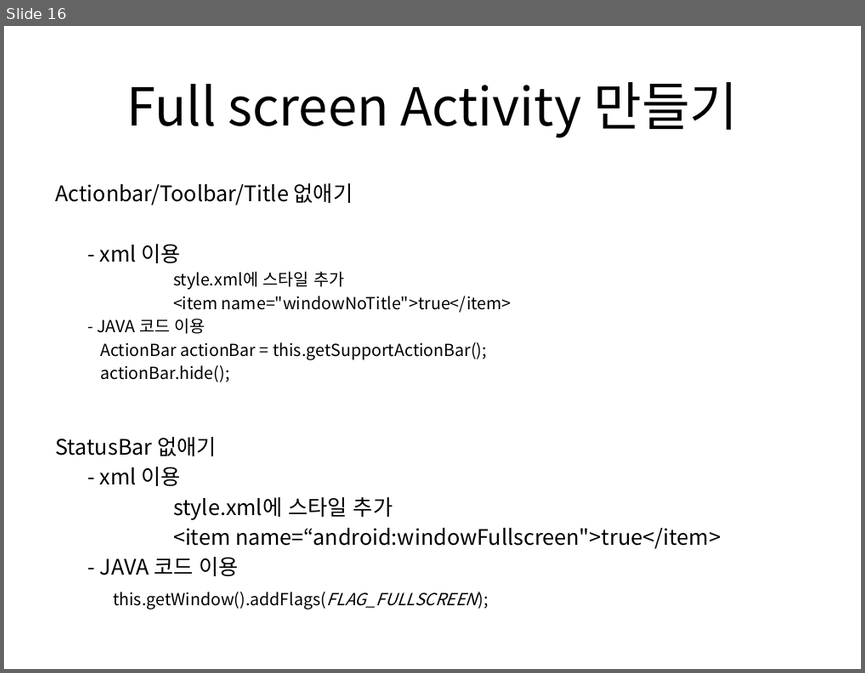
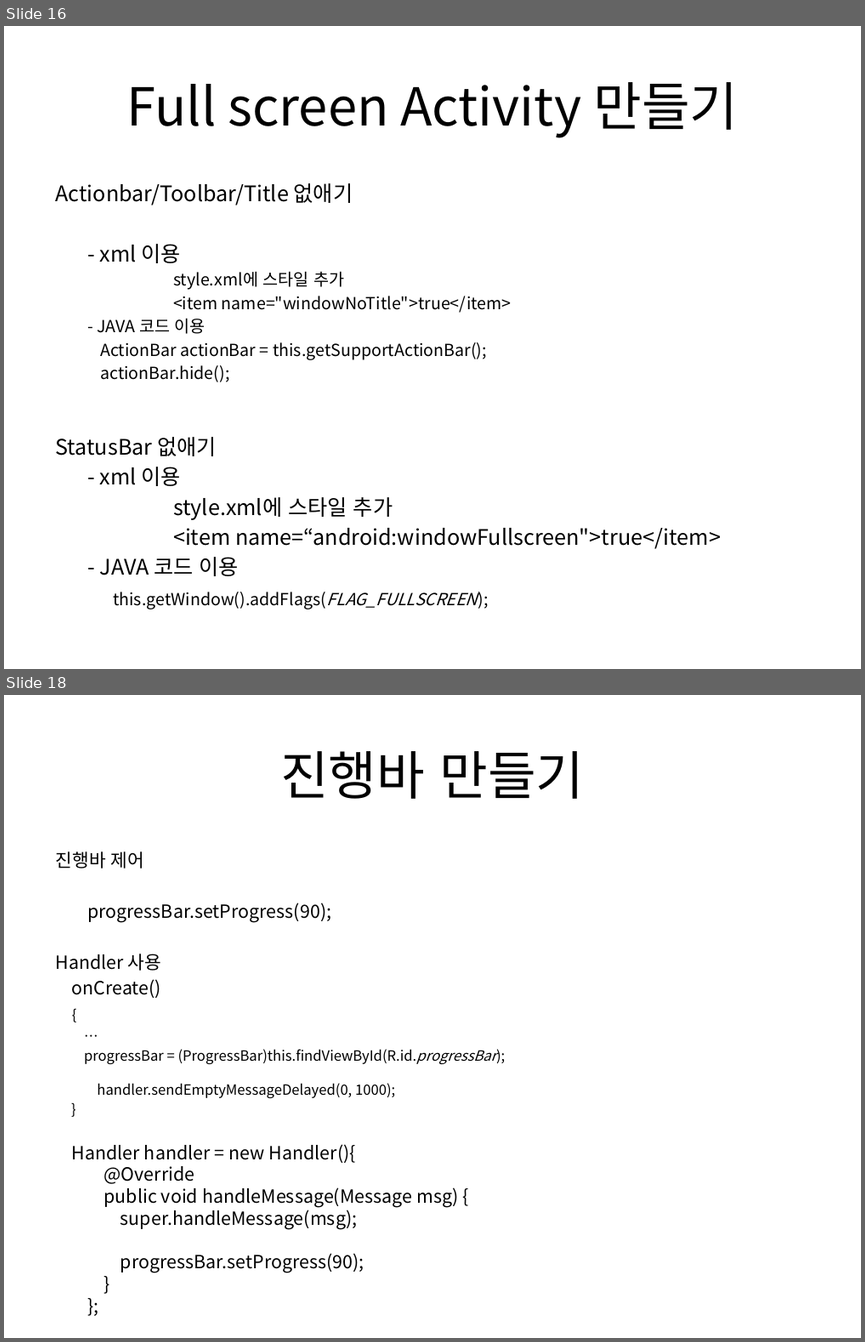
Before and after one commit to khko/android_edu, a slide deck: 01.Doc/프로젝트강의_01.pptx. Shown one above the other, each under a label of ours: slide 16 before the commit, slides 16 and 18 after it; the slides between them are not shown. The pictures are 865x673 and 865x1342 pixels, drawn with LibreOffice and Linux fonts; fonts in the diff are those of the drawing. Boxes give left, top, right and bottom in pixels: in the first picture for what was removed or moved away, otherwise in the second. Text is boxed around its words. In the diff, an @@ line names an element or a change of style, - is before the commit and + after.

```diff
--- a/01.Doc/프로젝트강의_01.pptx
+++ b/01.Doc/프로젝트강의_01.pptx
@@ slide 18 added at (x1=4, y1=695, x2=861, y2=1338), background #FFFFFF @@
@@ title added at (x1=280, y1=751, x2=584, y2=799), 44 pt, text #000000 @@
+진행바 만들기
@@ text added at (x1=55, y1=851, x2=496, y2=1273), 15.3 pt, text #000000 @@
+진행바 제어
+progressBar.setProgress(90);
+Handler 사용
+onCreate()
+{
+…
+progressBar = (ProgressBar)this.findViewById(R.id.progressBar);
+handler.sendEmptyMessageDelayed(0, 1000);
+}
+Handler handler = new Handler(){
+@Override
+public void handleMessage(Message msg) {
+super.handleMessage(msg);
+progressBar.setProgress(90);
+}
+};
```
Also in this commit, not shown: 4 other slides added, 1 slide removed, 9 other files.
